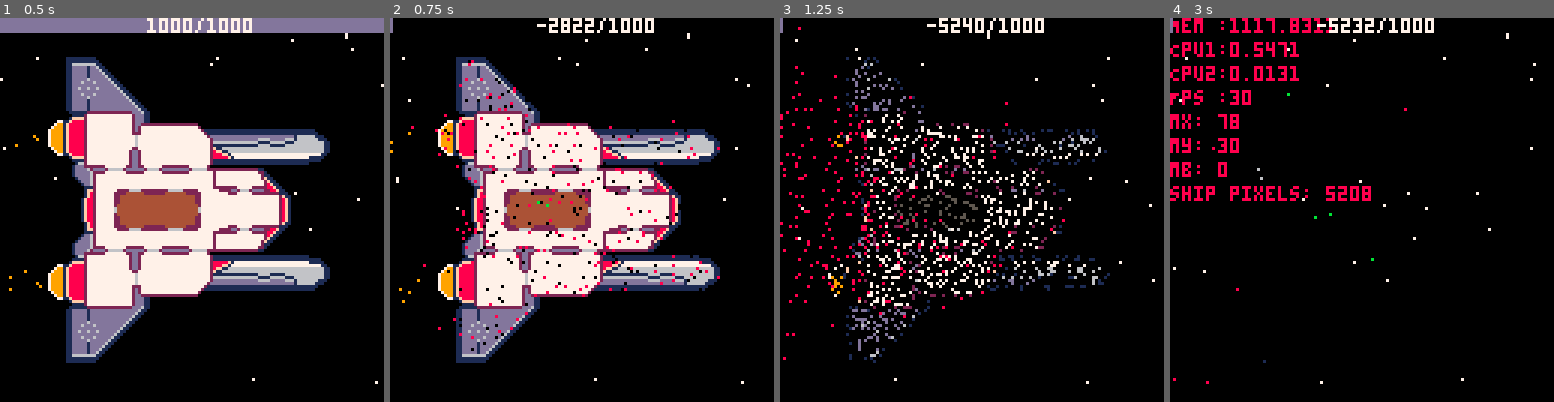
Above: before the commit, frames 1-4 (left to right).
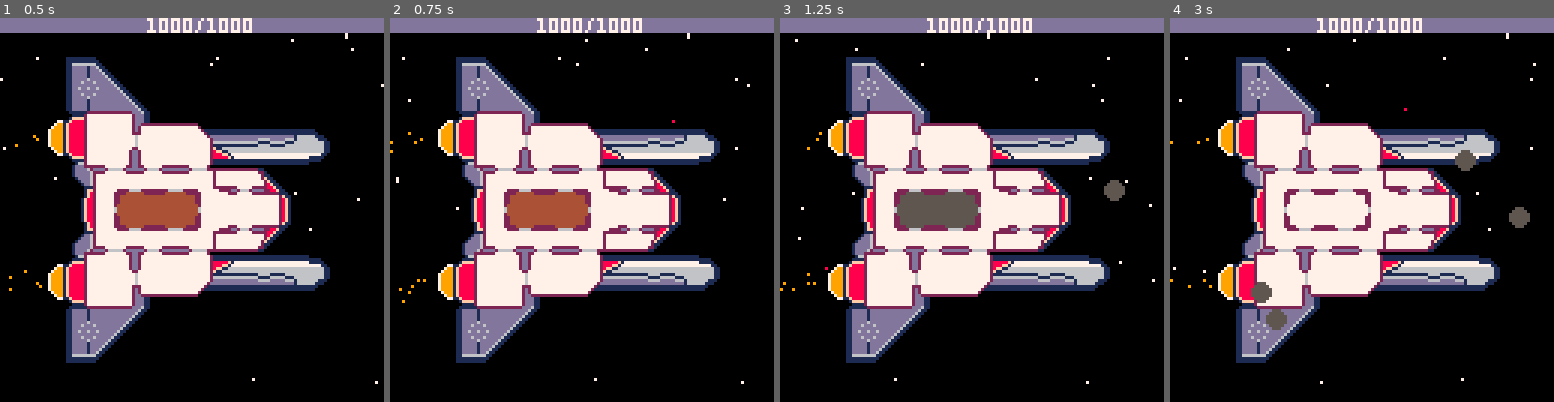
Above: after the commit, the same moments.

Repository: kiiro94/GGJ2020
Game: PICO-8 cartridge ggj2020.p8
Two runs of this game, one before a commit and one after it. Both use one fixed random seed, a clock stepped at 60 frames per second and the inputs below.
Inputs (mouse positions are in pixels of both pictures, inside the frame that each line leads up to):
- Up to frame 1 (0.5 s): tap X (X key) at 0.33 s
- Up to frame 2 (0.75 s): click (670, 121) at 0.67 s; tap O (Z key) at 0.7 s
- Up to frame 3 (1.25 s): tap X (X key) at 1.07 s; click (826, 267) at 1.22 s
- Up to frame 4 (3 s): tap O (Z key) every 0.4 s from 1.7 to 2.9 s; click (1277, 114) at 1.77 s; tap X (X key) at 1.85, 2.97 s; click (1342, 259) at 2.32 s; click (1404, 106) at 2.87 s

Frame 1 is identical in both runs. In frame 2, 5.4% of the frame differs, in the area x 0-100%, y 0-87%; in frame 3, 30%; in frame 4, 38%, in the area x 0-100%, y 0-96%.

Commit message:
asteroids

Diff:
--- a/ggj2020.p8
+++ b/ggj2020.p8
@@ -21,7 +21,7 @@
 
 function destroyPoint(x,y)
    for p in all(data) do
-     dist = sqrt((p.x - x)^2 + (p.y - y)^2)
+     local dist = sqrt((p.x - x)^2 + (p.y - y)^2)
 	  if dist < rnd(5)+5 and p.s == 1 then
 		 p.s = 0
        createParticle(p.x, p.y, p.c)
@@ -324,6 +324,49 @@
    print(hp .. "/" .. maxhp, 49, 0, 7)
 end
 
+
+function createAsteroid()
+   local ast = { x = 140, y = flr(rnd(128)), t = {x = flr(rnd(128)), y = flr(rnd(128))}, s = rnd(1) + 1 }
+   local hit = false
+   for p in all(data) do
+      if p.x == ast.t.x and p.y == ast.t.y then
+         hit = true
+      end
+   end
+   if not hit then
+      ast.t.x = -50
+   end
+
+   add(asteroids, ast)
+
+end
+
+function drawAsteroid()
+   for a in all(asteroids) do
+      --circfill(a.x+1, a.y+1, 3, 10)
+      circfill(a.x, a.y, 3, 5)
+   end
+end
+
+function updateAsteroid()
+   for a in all(asteroids) do
+      if a.x <= -10 or a.y > 138 then
+         del(asteroids, a)
+      else
+         local angle = atan2(a.t.x - a.x, a.t.y - a.y)
+         a.x = a.x + a.s * cos(angle)
+         a.y = a.y + a.s * sin(angle)
+
+         dist = abs(a.x - a.t.x) + abs(a.y - a.t.y)
+         if dist < 2 then
+            destroyPoint(a.t.x, a.t.y)
+            del(asteroids, a)
+            break
+         end
+      end
+   end
+end
+
 --------------------------------
 
 
@@ -356,15 +399,18 @@
 
    maxhp = 1000
    hp = maxhp
+
+   asteroids = {}
 end
 
 
 function mouseLeft()
-   selfdestruct = true
+   --selfdestruct = true
+   createAsteroid()
 end
 
 function mouseRight()
-   destroyPoint(mx, my)
+   --destroyPoint(mx, my)
 end
 
 function mouseMiddle()
@@ -420,6 +466,12 @@
    if laserone != nil then
       updateLaserone()
    end
+
+   if  t % 100 == 0 then
+      createAsteroid()
+   end
+
+   updateAsteroid()
 end
 
 
@@ -437,15 +489,15 @@
       drawBoosters()
    end
    pset(mx, my, 8)
-   if btn(5) then
-	  print("Mem :"..stat(0), 0,  0, 8)
+   if mb == 2 then
+	  print("Mem :"..stat(0), 0,  64, 8)
 	  print("Cpu1:"..stat(1), 0,  8, 8)
 	  print("Cpu2:"..stat(2), 0, 16, 8)
 	  print("Fps :"..stat(7), 0, 24, 8)
 	  print("mx: " .. mx, 0, 32, 8)
 	  print("my: " .. my, 0, 40, 8)
 	  print("mb: " .. mb, 0, 48, 8)
-     print("ship pixels: " .. #data, 0, 56, 8)
+     print("asteroids: " .. #asteroids, 0, 56, 8)
    end
 
    for b in all(bots) do
@@ -457,6 +509,8 @@
    end
 
    drawHpBar()
+
+   drawAsteroid()
 
    --for f in all(fires) do
       --pset(f.x, f.y, 13)
Not shown, added: 105.9167.p8l
Not shown, added: 2.2935.p8l
Not shown, added: 36.9656.p8l
Not shown, added: 40.1456.p8l
Not shown, added: 60.3941.p8l
Not shown, added: 61.5739.p8l
Not shown, added: 70.9442.p8l
Not shown, added: 73.9146.p8l
Not shown, added: 77.7756.p8l
Not shown, added: 83.052.p8l
Not shown, added: 85.0974.p8l
